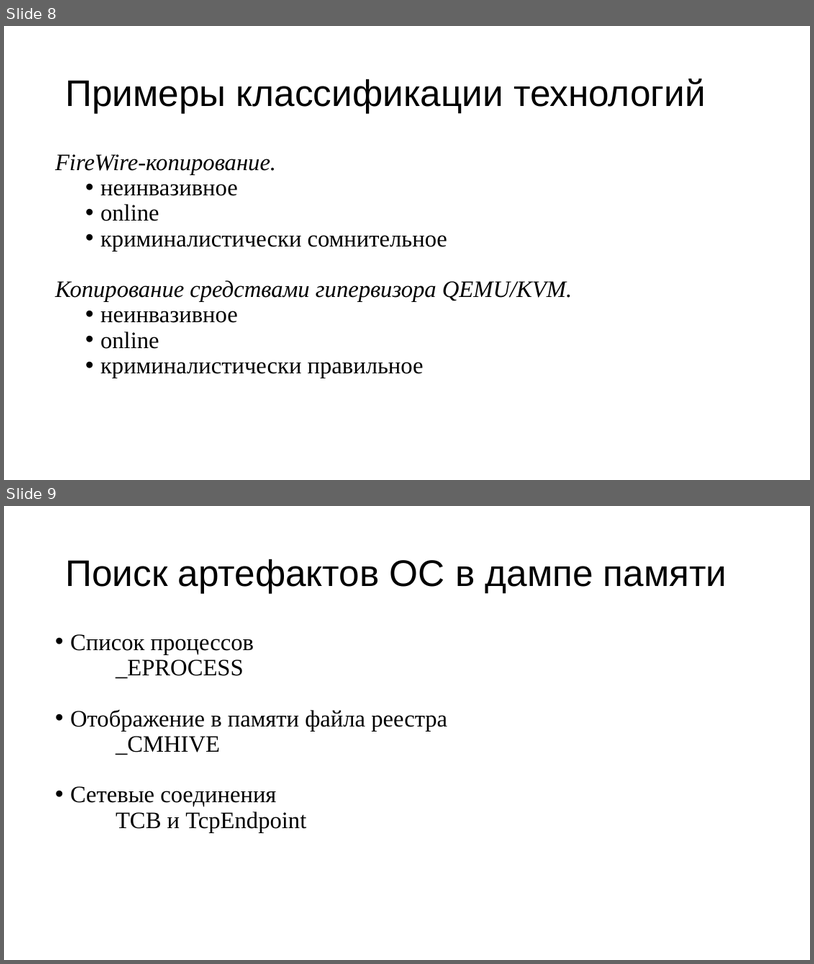
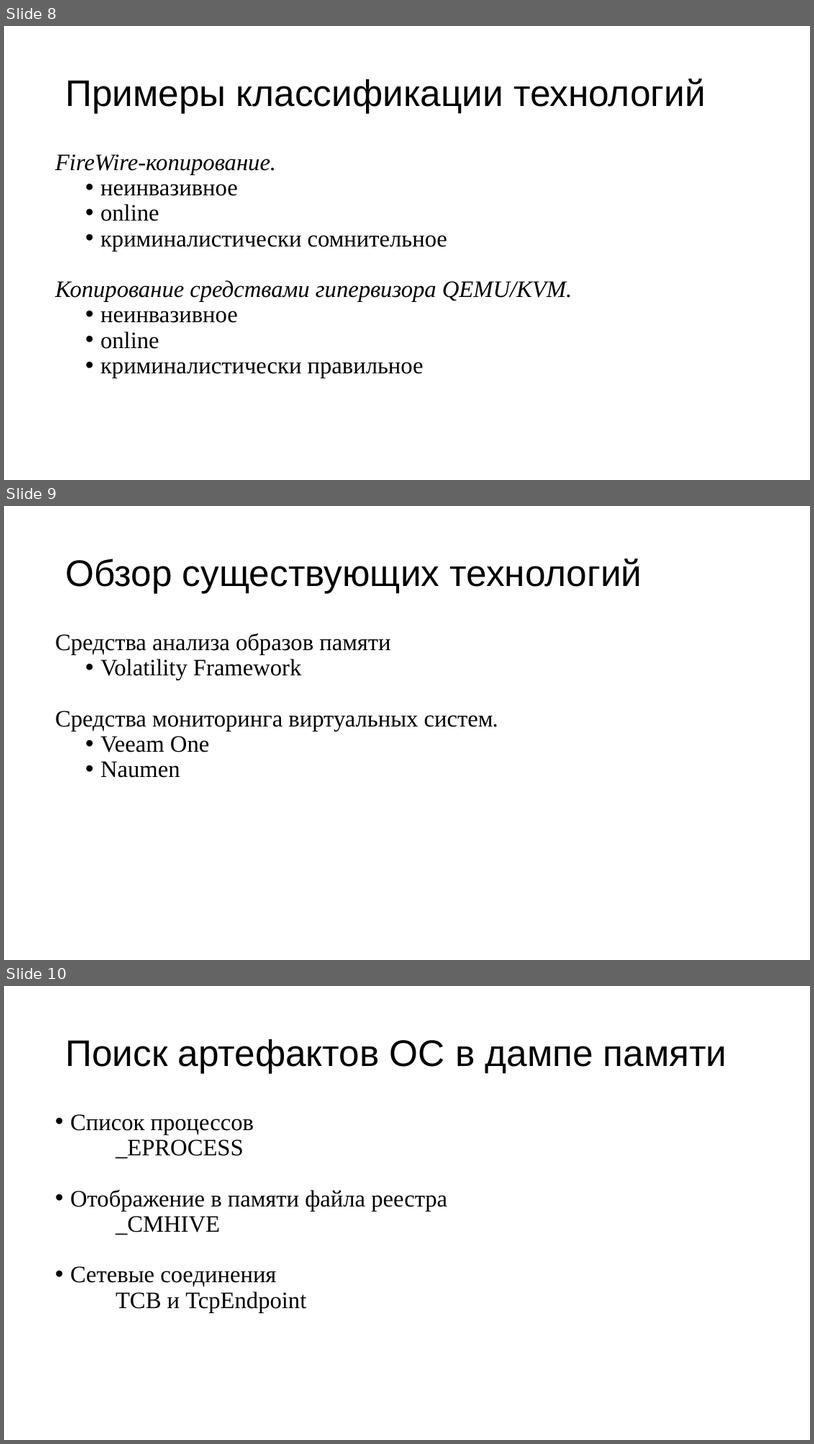
Before and after one commit to vasiliy249/diploma, a slide deck: diploma.pptx. Shown one above the other, each under a label of ours: slides 8 and 9 before the commit, slides 8, 9 and 10 after it. The pictures are 814x964 and 814x1444 pixels, drawn with LibreOffice and Linux fonts; fonts in the diff are those of the drawing. Boxes give left, top, right and bottom in pixels: in the first picture for what was removed or moved away, otherwise in the second. Text is boxed around its words. In the diff, an @@ line names an element or a change of style, - is before the commit and + after.

```diff
--- a/diploma.pptx
+++ b/diploma.pptx
@@ slide 9 added at box(4, 506, 810, 960), background #FFFFFF @@
@@ title added at box(65, 559, 643, 593), 44 pt, text #000000 @@
+Обзор существующих технологий
@@ text added at box(55, 633, 499, 777), 28 pt, text #000000 @@
+Средства анализа образов памяти
+  • Volatility Framework
+Средства мониторинга виртуальных систем.
+  • Veeam One
+  • Naumen
@@ what was slide 9 is now slide 10 @@
```
Also in this commit, not shown: 1 slide changed, 1 other slide added.
